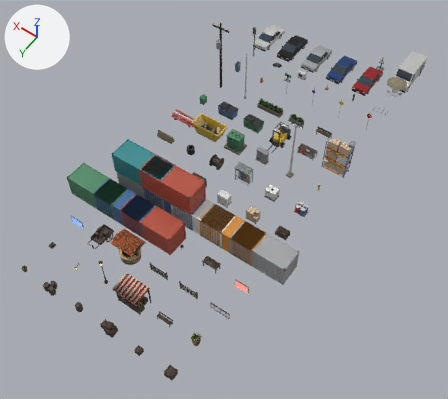
What one commit did to the Blender file blender/source/props.blend.
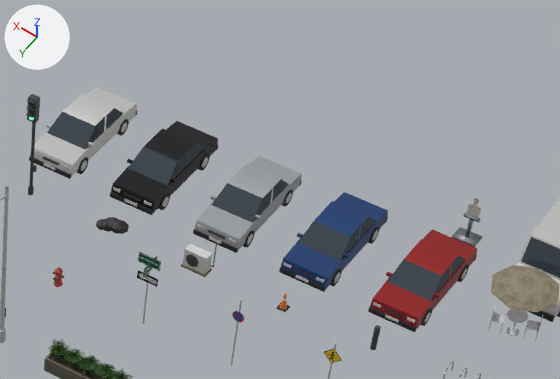
Each version is shown whole from a 50 mm lens placed at (-15.6, 14.2, 50.3), pointed at (7.4, -18.1, -0.4), then close up on the part from 55% to 91% of the width and 0% to 28% of the height. Lighting does not change. The marker at upper left points along +X, +Y and +Z. The older version's two pictures come first.

The first close-up shows 'ac_condenser', 'cafe_set', 'car_black', 'car_blue', 'car_red', 'car_silver', 'car_white', 'planter_long', 'sign_street', 'streetlight', 'target_base', 'traffic_light', 'van_white' and 8 more.
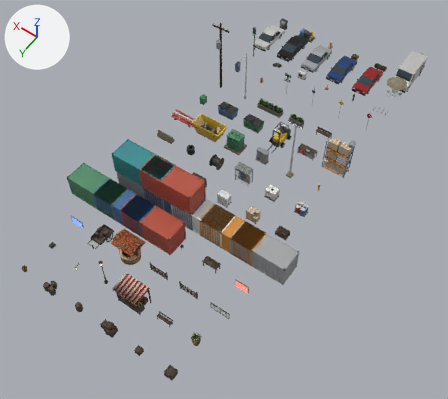
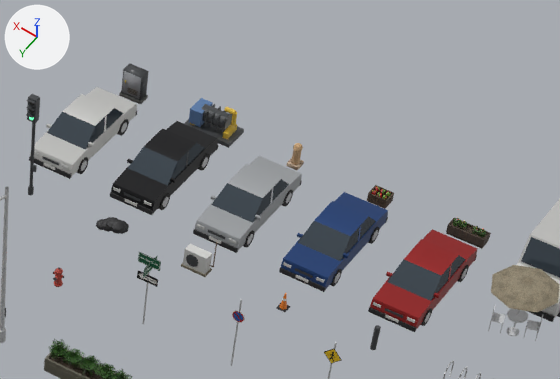
Edits to the bpy script that builds the scene:
```text
Add mat_concrete_floor:
    mat_concrete_floor = bpy.data.materials.new('concrete_floor')
    # colours: white #f9f8f6, mixed with the vertex colours
    # uses the picture img_concrete_floor_albedo_jpg
    # uses the picture img_concrete_floor_normal_jpg
    # uses the picture img_concrete_floor_orm_jpg
Add mat_stone_blocks:
    mat_stone_blocks = bpy.data.materials.new('stone_blocks')
    # colours: white #fffdf9, mixed with the vertex colours
    # uses the picture img_stone_blocks_albedo_jpg
    # uses the picture img_stone_blocks_normal_jpg
    # uses the picture img_stone_blocks_orm_jpg
Change ob_target_base:
    ob_target_base.location: (3.5, -45.5, 0.0) -> (0.0, -49.0, 0.0)
Add ob_utility_box:
    ob_utility_box = bpy.data.objects.new('utility_box', me_utility_box)  # a box spanning x -0.48..0.48, y -0.25..0.25, z 0.0..0.12, material slot 0; a box spanning x -0.42..0.42, y -0.22..0.22, z 0.12..1.2, material slot 1; a box spanning x -0.38..0.38, y 0.22..0.235, z 0.2..1.14, material slot 2; a box spanning x -0.28..0.15, y 0.235..0.245, z 0.3..0.325, material slot 3; a box spanning x -0.28..0.15, y 0.235..0.245, z 0.36..0.385, material slot 3; a box spanning x -0.28..0.15, y 0.235..0.245, z 0.42..0.445, material slot 3; a box spanning x -0.28..0.15, y 0.235..0.245, z 0.48..0.505, material slot 3; a box spanning x 0.25..0.29, y 0.235..0.26, z 0.65..0.77, material slot 4
    ob_utility_box.location = (17.5, -45.5, 0.0)
Add ob_pump_skid:
    ob_pump_skid = bpy.data.objects.new('pump_skid', me_pump_skid)  # 118 vertices, 82 faces; spans x -1.0..1.0, y -0.55..0.55, z 0.0..1.24
    ob_pump_skid.location = (14.0, -45.5, 0.0)
Add ob_stone_bollard:
    ob_stone_bollard = bpy.data.objects.new('stone_bollard', me_stone_bollard)  # a box spanning x -0.23..0.23, y -0.23..0.23, z 0.0..0.14, material slot 0; an 8-sided cylinder along z spanning x -0.16..0.16, y -0.16..0.16, z 0.14..0.78, material slot 1; a UV sphere (8 segments, 4 rings, poles along z) spanning x -0.18..0.18, y -0.18..0.18, z 0.6..0.96, material slot 1
    ob_stone_bollard.location = (10.5, -45.5, 0.0)
Add ob_market_crate:
    ob_market_crate = bpy.data.objects.new('market_crate', me_market_crate)  # 160 vertices, 186 faces; spans x -0.38..0.38, y -0.28..0.28, z 0.0..0.44
    ob_market_crate.location = (7.0, -45.5, 0.0)
Add ob_flower_box:
    ob_flower_box = bpy.data.objects.new('flower_box', me_flower_box)  # 180 vertices, 216 faces; spans x -0.72..0.72, y -0.24..0.24, z 0.0..0.675
    ob_flower_box.location = (3.5, -45.5, 0.0)
```

Location of each change, [x1, y1, x2, y2] in pixels of the close-ups (560 x 379 px):
'pump_skid', added: after [184, 98, 244, 148]
    faces in mat_steel_dark: [184, 104, 244, 148]
    faces in mat_steel_blue: [189, 98, 213, 127]
    faces in mat_steel_yellow: [190, 106, 237, 139]
'utility_box', added: after [119, 63, 149, 104]
    faces in mat_steel_dark: [121, 63, 149, 101]
    faces in mat_steel_grey: [122, 71, 141, 99]
'flower_box', added: after [446, 218, 491, 249]
    faces in mat_wood_weathered: [446, 218, 491, 247]
    faces in mat_foliage: [453, 218, 486, 237]
    faces in mat_soil: [450, 221, 488, 239]
'target_base', moved (not visible afterwards): before [452, 212, 483, 247]
'market_crate', added (brown): after [367, 185, 394, 209]
    faces in mat_wood_crate: [367, 185, 394, 209]
'stone_bollard', added: after [286, 143, 304, 170]
    faces in mat_stone_trim: [291, 143, 303, 165]
'plate', moved (not visible afterwards): before [467, 198, 481, 219]
